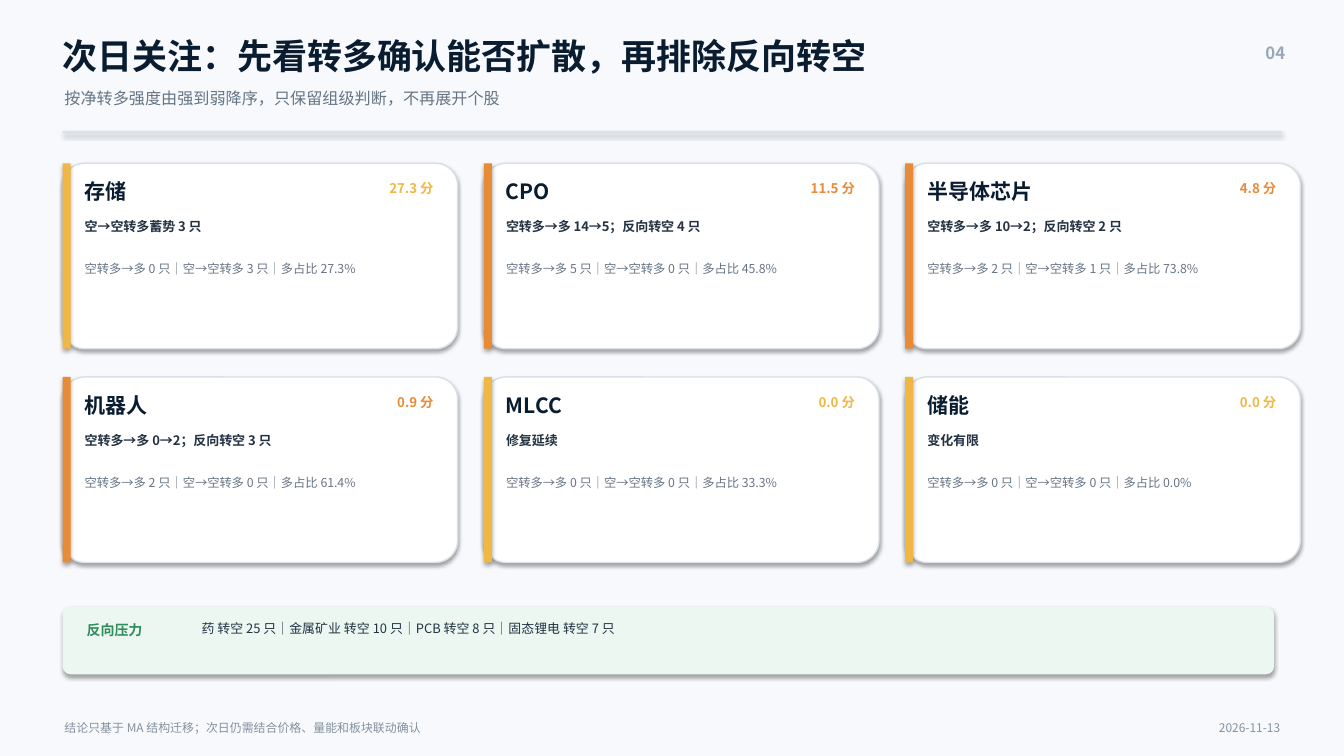
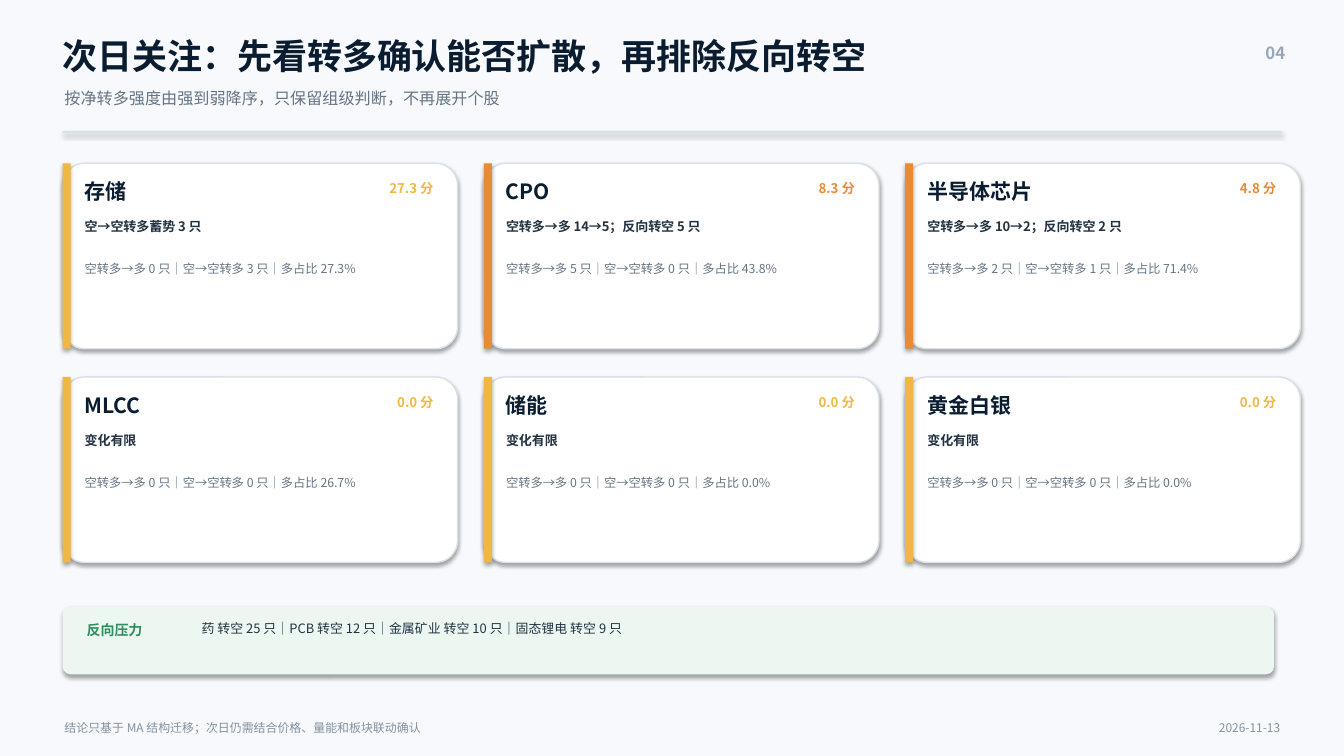
Before and after one commit to nancybhc/a-share-blast-lab, a slide deck: slide 4 of assets/多空阶段简报_2026-11-13.pptx. Drawn at 1344x756 pixels with LibreOffice and Linux fonts; fonts in the diff are those of the drawing. Boxes give left, top, right and bottom in pixels: in the first picture for what was removed or moved away, otherwise in the second. Text is boxed around its words. In the diff, an @@ line names an element or a change of style, - is before the commit and + after.

```diff
--- a/assets/多空阶段简报_2026-11-13.pptx
+++ b/assets/多空阶段简报_2026-11-13.pptx
@@ text at (819, 182, 855, 194): text changed @@
-11.5 分
+8.3 分
@@ text at (506, 220, 701, 233): text changed @@
-空转多→多 14→5；反向转空 4 只
+空转多→多 14→5；反向转空 5 只
@@ text at (506, 262, 777, 274): text changed @@
-空转多→多 5 只｜空→空转多 0 只｜多占比 45.8%
+空转多→多 5 只｜空→空转多 0 只｜多占比 43.8%
@@ text at (927, 262, 1198, 274): text changed @@
-空转多→多 2 只｜空→空转多 1 只｜多占比 73.8%
+空转多→多 2 只｜空→空转多 1 只｜多占比 71.4%
@@ rectangle at (63, 377, 71, 563): fill #E88B36 to #F0B744 @@
@@ text at (85, 397, 141, 414): text changed @@
-机器人
+MLCC
@@ text at (397, 396, 433, 408): text changed; text colour #E88B36 to #F0B744 @@
-0.9 分
+0.0 分
@@ text at (506, 392, 548, 418): text changed @@
-MLCC
+储能
@@ text at (927, 395, 1011, 415): text changed @@
-储能
+黄金白银
@@ text at (85, 434, 137, 446): text changed @@
-空转多→多 0→2；反向转空 3 只
+变化有限
@@ text at (506, 434, 558, 446): text changed @@
-修复延续
+变化有限
@@ text at (85, 476, 356, 488): text changed @@
-空转多→多 2 只｜空→空转多 0 只｜多占比 61.4%
+空转多→多 0 只｜空→空转多 0 只｜多占比 26.7%
@@ text at (506, 476, 770, 488): text changed @@
-空转多→多 0 只｜空→空转多 0 只｜多占比 33.3%
+空转多→多 0 只｜空→空转多 0 只｜多占比 0.0%
@@ text at (202, 622, 622, 635): text changed @@
-药 转空 25 只｜金属矿业 转空 10 只｜PCB 转空 8 只｜固态锂电 转空 7 只
+药 转空 25 只｜PCB 转空 12 只｜金属矿业 转空 10 只｜固态锂电 转空 9 只
```
Also in this commit, not shown: 3 other slides changed, 6 other files.
